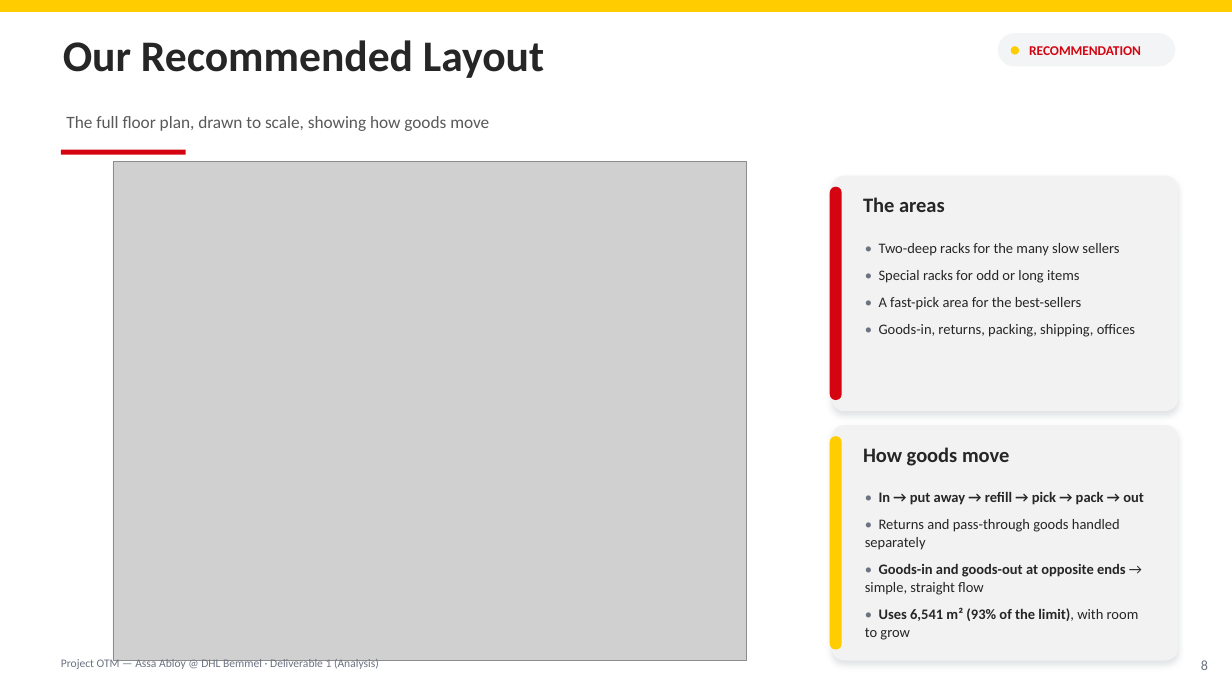
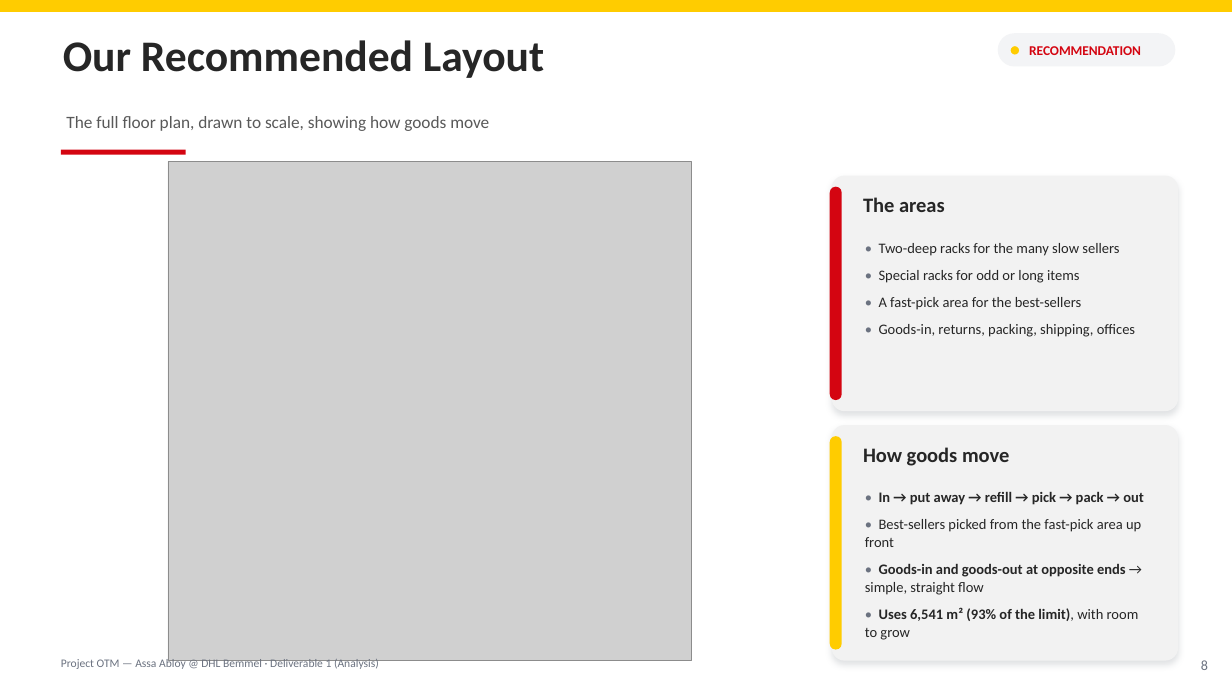
Before and after one commit to glebpankov2005-coder/Operations-Management-, a slide deck: slide 8 of deliverables/DHL Group 3 Milestone 1 (v2).pptx. Drawn at 1232x693 pixels with LibreOffice and Linux fonts; fonts in the diff are those of the drawing; grey boxes stand for pictures. Boxes give left, top, right and bottom in pixels: in the first picture for what was removed or moved away, otherwise in the second. Text is boxed around its words. In the diff, an @@ line names an element or a change of style, - is before the commit and + after.

```diff
--- a/deliverables/DHL Group 3 Milestone 1 (v2).pptx
+++ b/deliverables/DHL Group 3 Milestone 1 (v2).pptx
@@ picture: place and size @@
-picture at (113, 162, 746, 661)
+picture at (168, 162, 691, 661)
@@ text at (865, 519, 1141, 547): text changed @@
-• Returns and pass-through goods handled separately
+• Best-sellers picked from the fast-pick area up front
```
Also in this commit, not shown: 1 other file.
